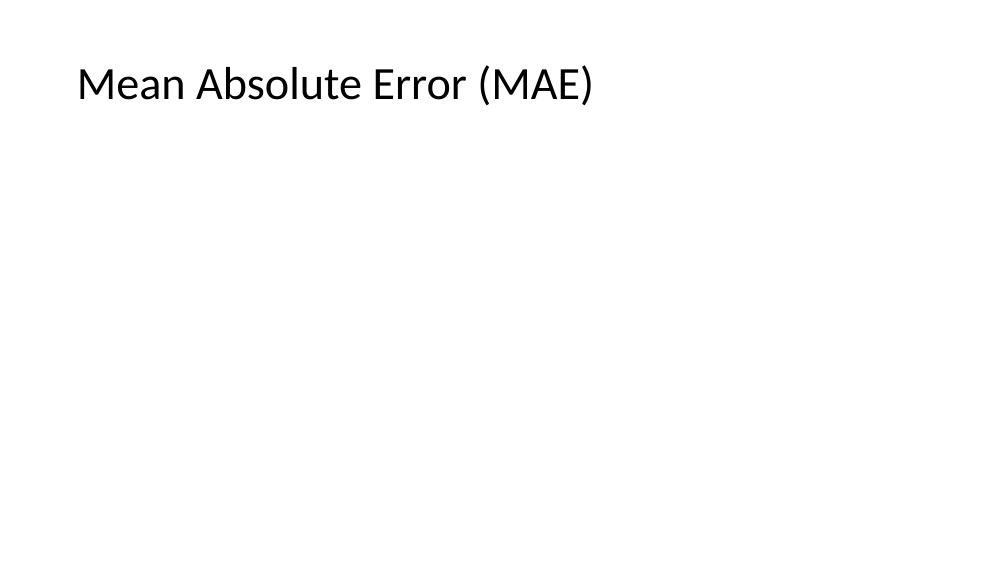
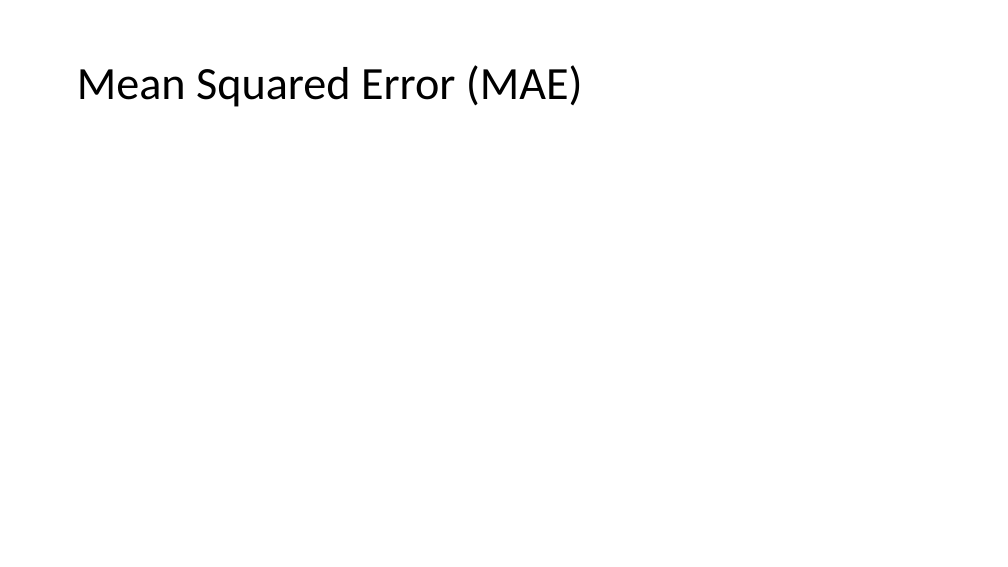
Before and after one commit to fborrasumh/intro, a slide deck: slide 14 of 3 - Model selection/Model selection.pptx (slide 13 before the commit). Drawn at 1008x567 pixels with LibreOffice and Linux fonts; fonts in the diff are those of the drawing; grey boxes stand for pictures. Boxes give left, top, right and bottom in pixels: in the first picture for what was removed or moved away, otherwise in the second. Text is boxed around its words. In the diff, an @@ line names an element or a change of style, - is before the commit and + after.

```diff
--- a/3 - Model selection/Model selection.pptx
+++ b/3 - Model selection/Model selection.pptx
@@ title at [77, 65, 583, 107]: text changed @@
-Mean Absolute Error (MAE)
+Mean Squared Error (MAE)
```
Also in this commit, not shown: 5 other slides changed, 1 slide added.
